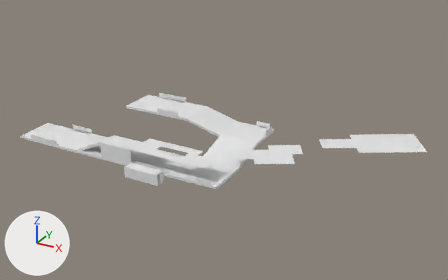
Renders of the FBX model Content/Placeable/RoadModule/D2/SM_RoadModule_D2.fbx from each side of a commit.
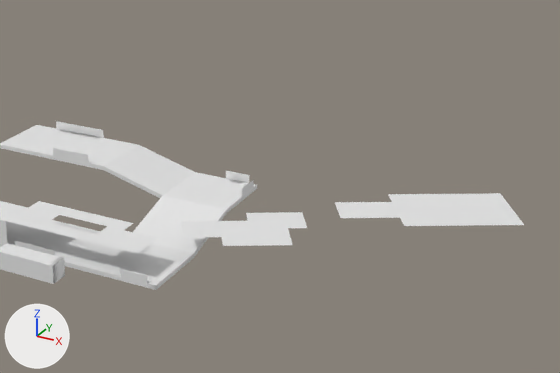
Each version appears first whole from a camera (50 mm lens) standing at (92.8, -86.3, 50.3) and looking at (40.4, 8.8, 2.7), and next in a close-up on the part from 28% to 100% of the width and 8% to 85% of the height. The axes (+X, +Y, +Z) are drawn at lower left. The lights are the same throughout. Objects named as collision shapes, trigger or cutter boxes, shadow casters or lower levels of detail are left out. Where no turn or scale is listed for an object, it has been applied to the vertices. Vertices at the same position are counted once.

Objects in the first close-up: 'road'.
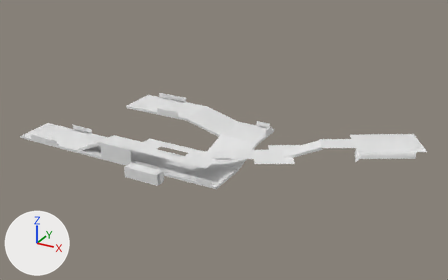
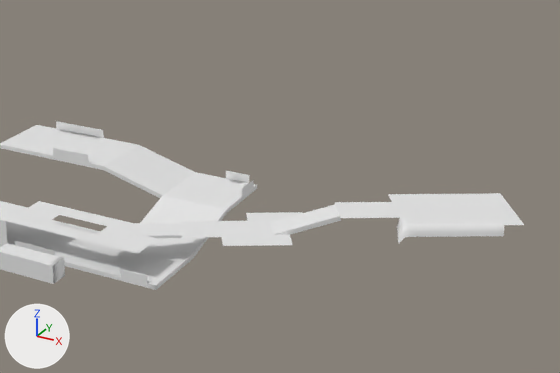
Boxes [x1, y1, x2, y2] around the edits, measured in the close-ups (560 x 373 px):
part 1 of me_transform5_028, added: after [397, 216, 504, 243]
part 2 of me_transform5_028, added: after [270, 204, 341, 235]
part 3 of me_transform5_028, added: after [123, 223, 182, 238]

What changed in the scene script:
```text
Change me_transform5_028:
    used by ob_road; location = (0.0, 0.0, 0.0); scale = (0.01, 0.01, 0.01)
    remove me_transform5_028.from_pydata(...)  # 1620 vertices, 1317 faces; spans x 0.0..7648.0, y -859.0..2355.0, z -50.0..519.0
    add me_transform5_028.from_pydata(...)  # 1871 vertices, 1514 faces; spans x 0.0..7648.0, y -859.0..2355.0, z -50.0..519.0
    me_transform5_028 part 1: a new loose piece of 161 vertices spanning x 6490.0..7487.0, y 987.0..1735.0, z 331.0..513.0, in mat_masked (white #e7e7e7)
    me_transform5_028 part 2: a new loose piece of 48 vertices spanning x 5234.0..5977.0, y 643.0..1245.0, z 252.0..500.0, in mat_masked (white #e7e7e7)
    me_transform5_028 part 3: a new loose piece of 42 vertices spanning x 3909.0..4579.0, y -122.0..438.0, z 271.0..301.0, in mat_masked (white #e7e7e7)
```
